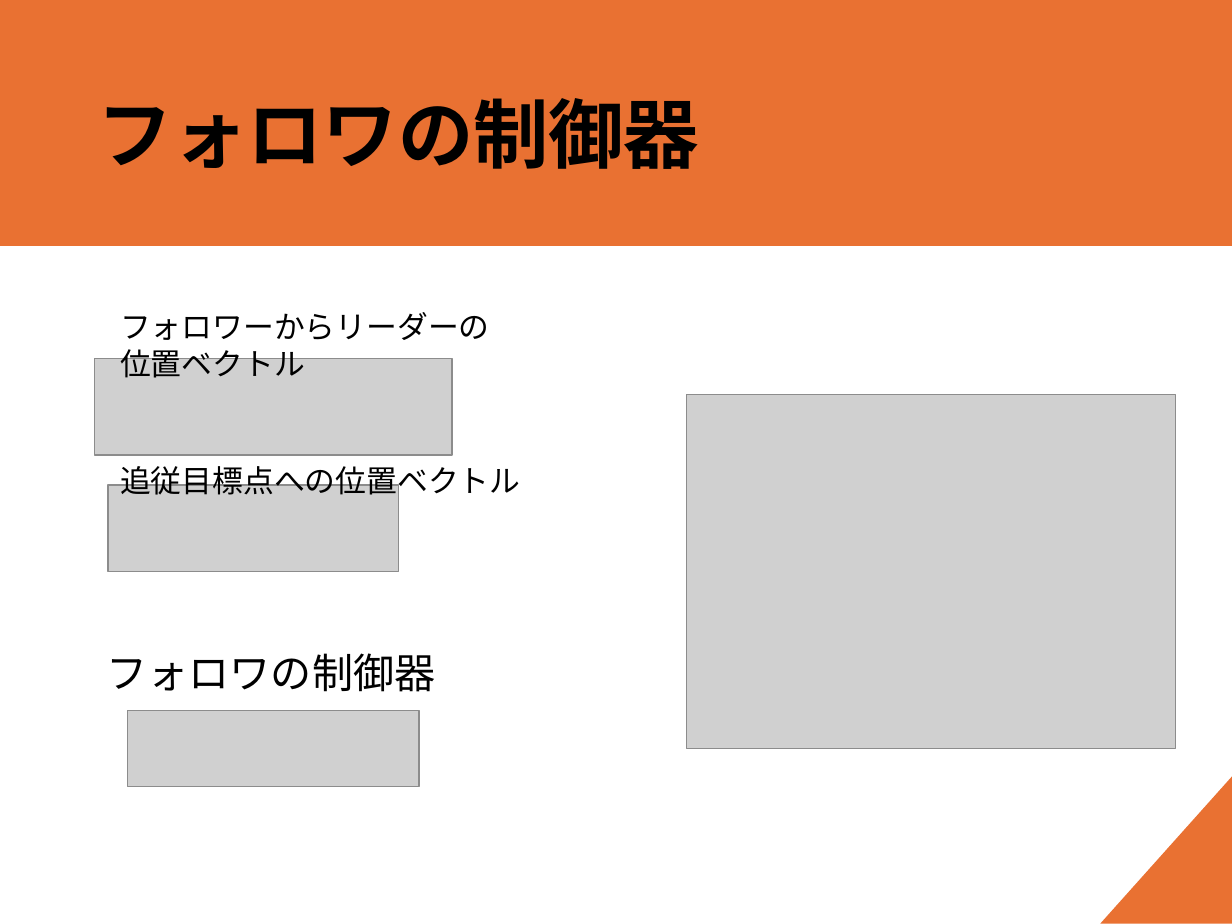
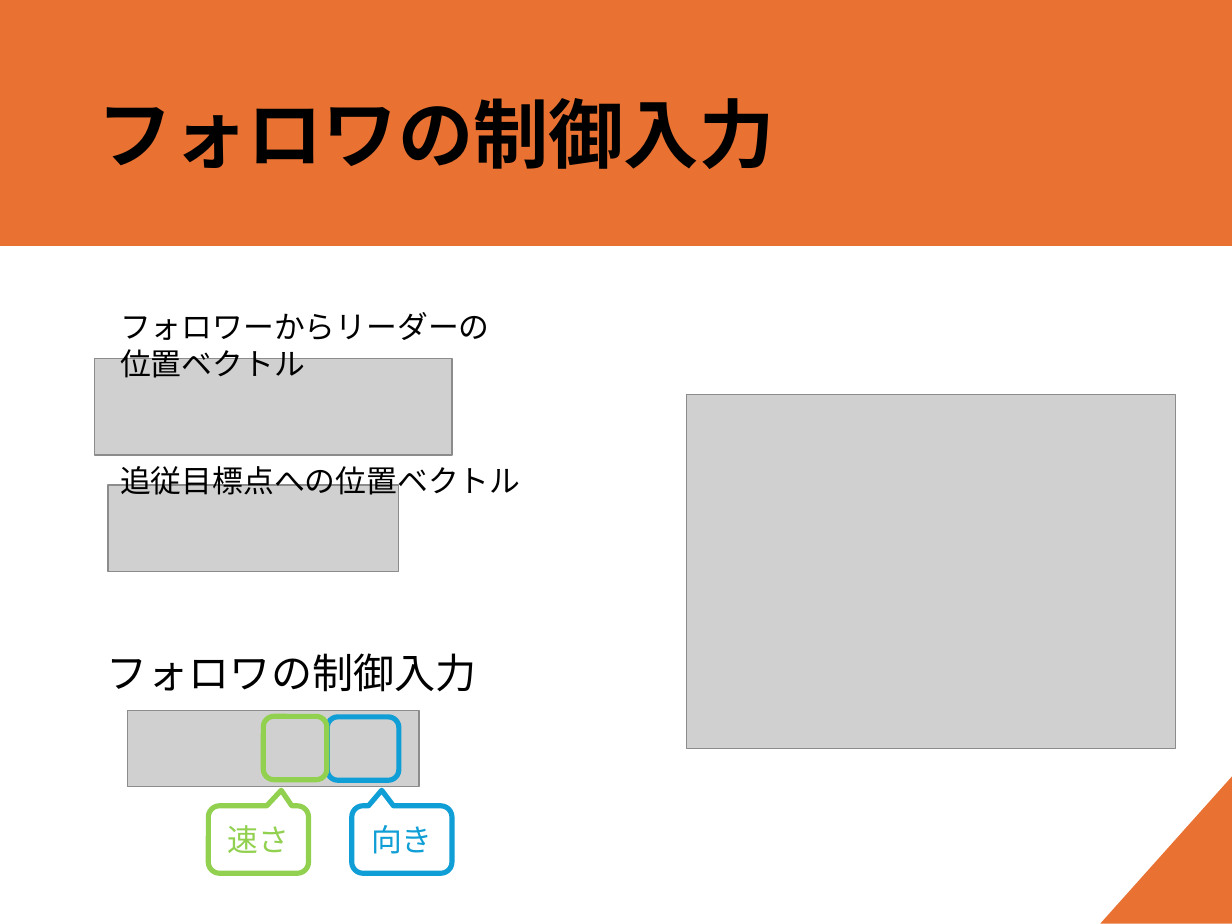
Before and after one commit to forest-book/MatlabLOSFormation, a slide deck: slide 10 of 進捗共有_20250612.pptx (slide 8 before the commit). Drawn at 1232x924 pixels with LibreOffice and Linux fonts; fonts in the diff are those of the drawing; grey boxes stand for pictures. Boxes give left, top, right and bottom in pixels: in the first picture for what was removed or moved away, otherwise in the second. Text is boxed around its words. In the diff, an @@ line names an element or a change of style, - is before the commit and + after.

```diff
--- a/進捗共有_20250612.pptx
+++ b/進捗共有_20250612.pptx
@@ title at <box>97,98,775,169</box>: text changed @@
-フォロワの制御器
+フォロワの制御入力
@@ text at <box>107,653,477,692</box>: text changed @@
-フォロワの制御器
+フォロワの制御入力
@@ rounded rectangle added at <box>264,716,326,779</box>, outline #92D050 3 pt @@
@@ rounded rectangle added at <box>328,717,399,780</box>, outline #0F9ED5 3 pt @@
@@ rounded speech box added at <box>208,806,308,873</box>, outline #92D050 3 pt, 18 pt, text #92D050 @@
+速さ
@@ rounded speech box added at <box>352,806,452,873</box>, outline #0F9ED5 3 pt, 18 pt, text #0F9ED5 @@
+向き
```
Also in this commit, not shown: 12 slides added, 2 slides removed.
